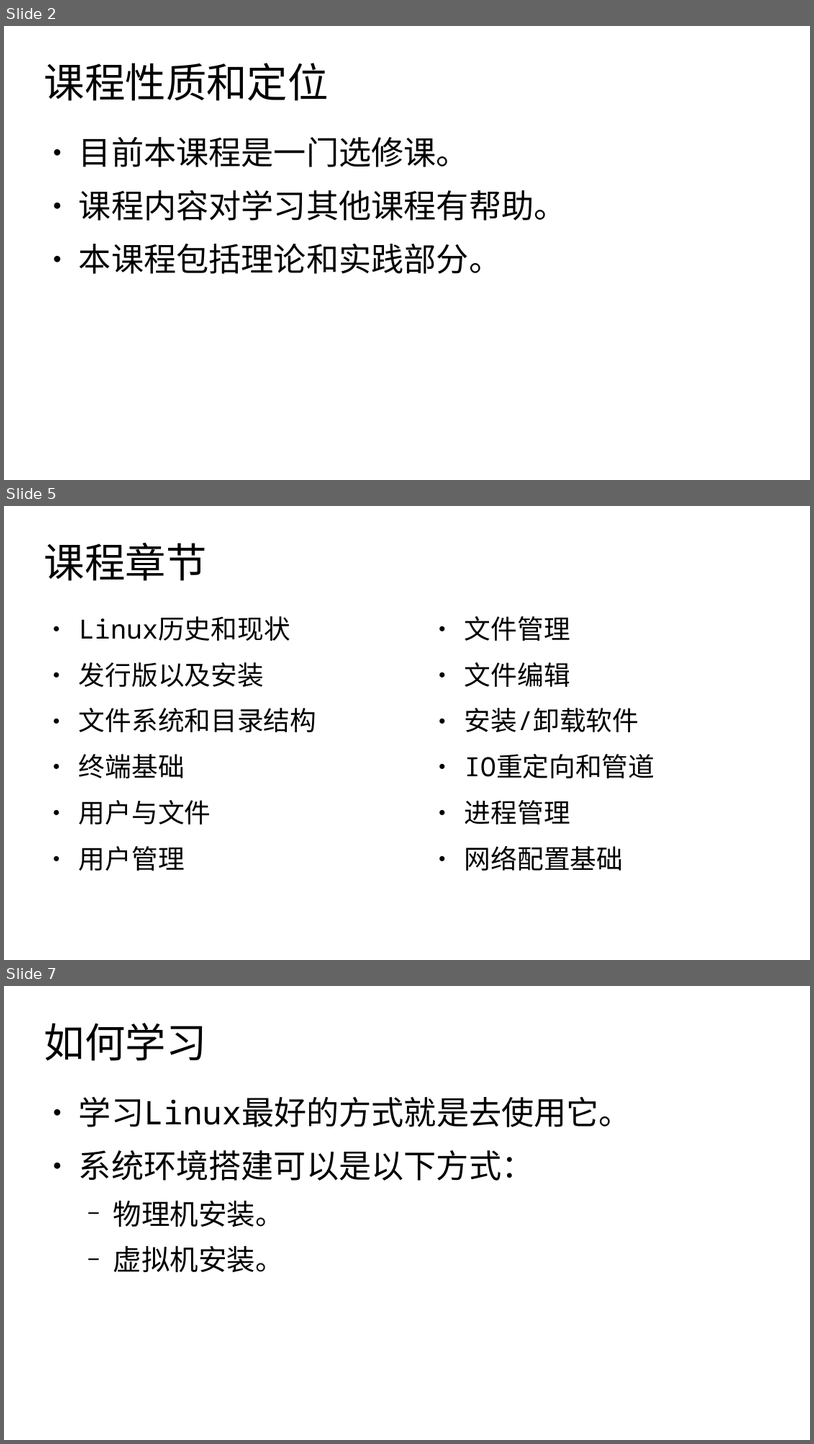
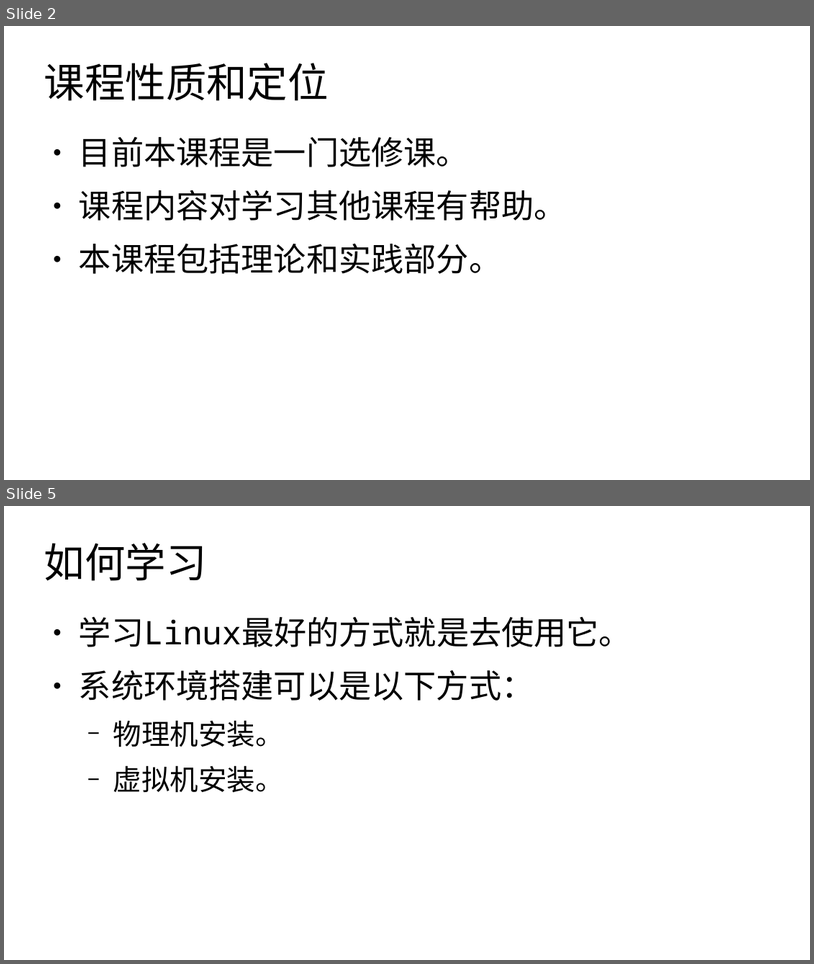
Before and after one commit to master-genius/linux-system, a slide deck: materials/slides/ch00-课程介绍.odp. Shown one above the other, each under a label of ours: slides 2, 5 and 7 before the commit, slides 2 and 5 after it; the slides between them are not shown. The pictures are 814x1444 and 814x964 pixels, drawn with LibreOffice and Linux fonts; fonts in the diff are those of the drawing. Boxes give left, top, right and bottom in pixels: in the first picture for what was removed or moved away, otherwise in the second. Text is boxed around its words. In the diff, an @@ line names an element or a change of style, - is before the commit and + after.

Commit message:
更新课程介绍

```diff
--- a/materials/slides/ch00-课程介绍.odp
+++ b/materials/slides/ch00-课程介绍.odp
@@ slide 5 removed at [4, 506, 810, 960], background #FFFFFF @@
@@ title removed at [44, 543, 207, 581] @@
-课程章节
@@ text removed at [79, 616, 316, 870] @@
-● Linux历史和现状
-● 发行版以及安装
-● 文件系统和目录结构
-● 终端基础
-● 用户与文件
-● 用户管理
@@ text removed at [465, 616, 655, 870] @@
-● 文件管理
-● 文件编辑
-● 安装/卸载软件
-● IO重定向和管道
-● 进程管理
-● 网络配置基础
@@ what was slide 7 is now slide 5 @@
```
Also in this commit, not shown: 2 slides changed, 1 other slide removed, 1 other file.
